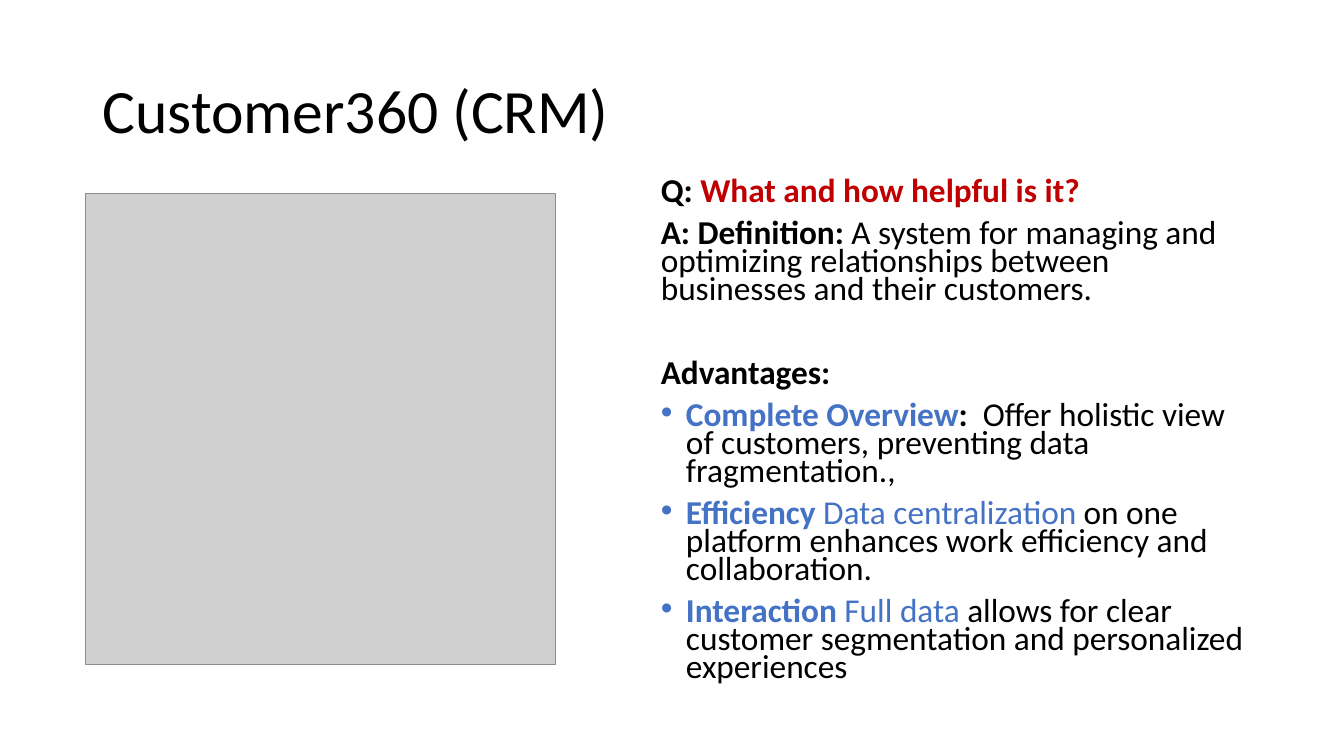
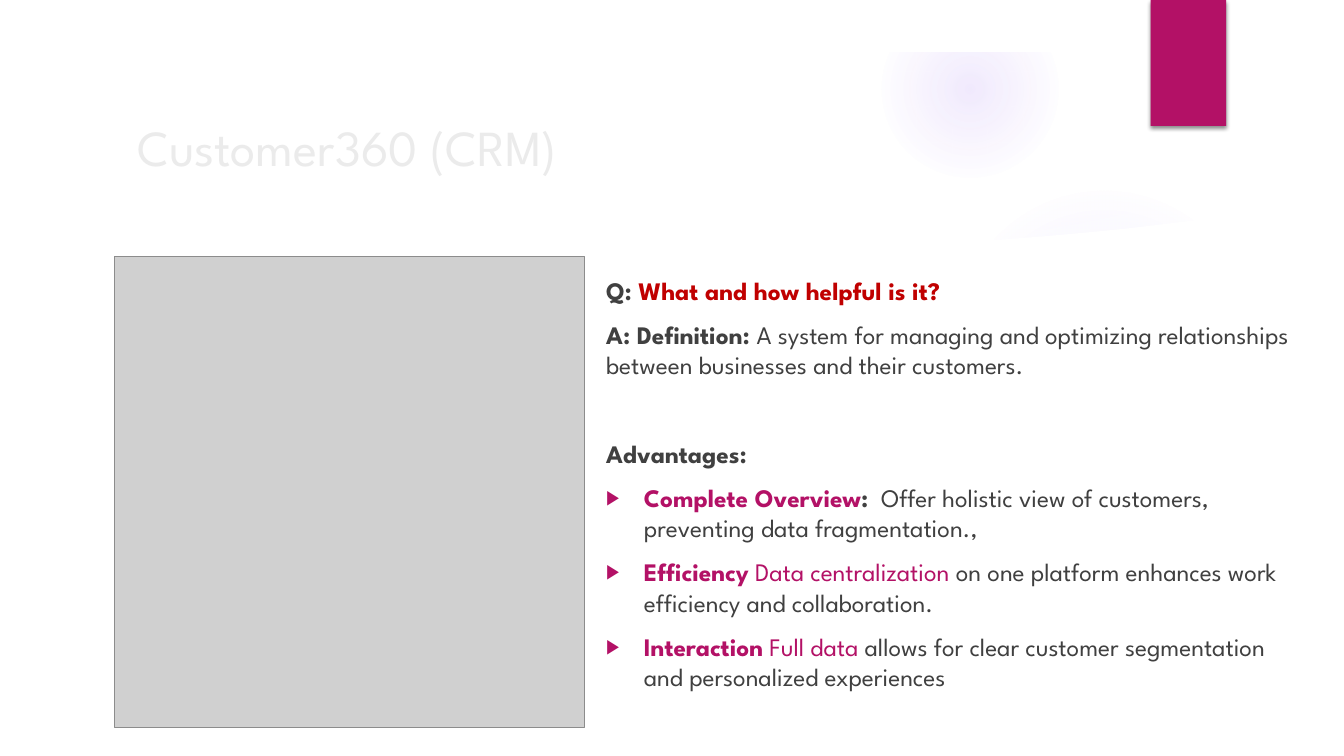
Before and after one commit to hauct/RFM-Customer-Segmentation, a slide deck: slide 3 of report/customer_segment_report.pptx. Drawn at 1344x756 pixels with LibreOffice and Linux fonts; fonts in the diff are those of the drawing; grey boxes stand for pictures; background and template pictures are left out. Boxes give left, top, right and bottom in pixels: in the first picture for what was removed or moved away, otherwise in the second. Text is boxed around its words. In the diff, an @@ line names an element or a change of style, - is before the commit and + after.

```diff
--- a/report/customer_segment_report.pptx
+++ b/report/customer_segment_report.pptx
@@ group added at bbox=[0, 0, 1344, 756]: 5 ellipses, 3 freeform shapes @@
@@ rectangle added at bbox=[1150, 0, 1226, 126], fill #B31166 @@
@@ title "Customer360 (CRM)": place and size @@
-title "Customer360 (CRM)" at bbox=[103, 88, 608, 142]
+title "Customer360 (CRM)" at bbox=[127, 107, 1093, 185]
@@ title "Customer360 (CRM)" at bbox=[127, 107, 1093, 185]: size 44 to 36 pt, font Calibri to League Spartan, text colour #000000 to #EBEBEB; line spacing 0.9 to 1 @@
@@ picture: place and size @@
-picture at bbox=[86, 194, 556, 664]
+picture at bbox=[115, 256, 585, 727]
@@ text "Q: What and how helpful ...": place and size @@
-text "Q: What and how helpful ..." at bbox=[661, 178, 1243, 684]
+text "Q: What and how helpful ..." at bbox=[606, 282, 1288, 692]
@@ text "Q: What and how helpful ..." at bbox=[606, 282, 1288, 692]: size 23.8 to 18 pt, font Calibri to League Spartan; text colour #000000 to #404040 in "Q:", "A: Definition: A system for managing and ...", "Advantages:", "Overview: Offer holistic view of customers, preventing ..." and 2 more places; text colour #4472C4 to #B31166 in "Complete Overview:", "Efficiency Data centralization", "Interaction Full data"; line spacing 0.7 to 1; bullet • to ▶ @@
```
Also in this commit, not shown: 10 other slides changed, 19 other files.
